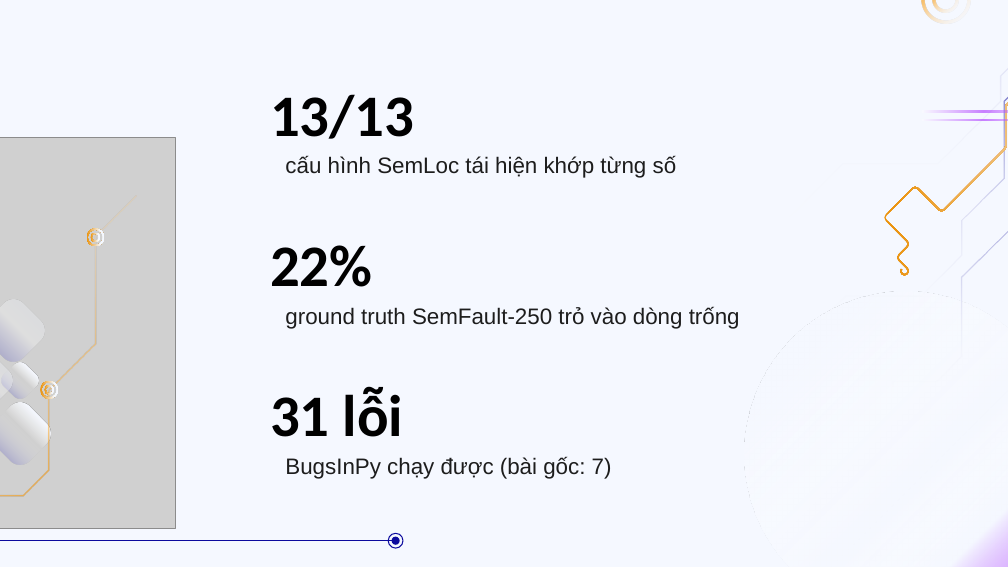
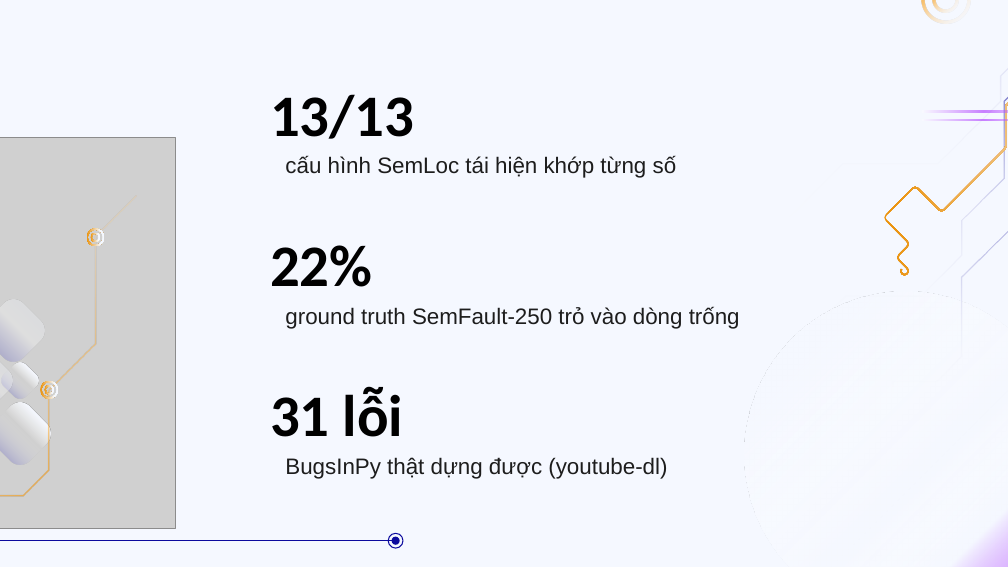
Before and after one commit to doanan293/grounded-or-guessed, a slide deck: slide 15 of docs/presentation/bao-cao-lan-1.pptx. Drawn at 1008x567 pixels with LibreOffice and Linux fonts; fonts in the diff are those of the drawing; grey boxes stand for pictures. Boxes give left, top, right and bottom in pixels: in the first picture for what was removed or moved away, otherwise in the second. Text is boxed around its words. In the diff, an @@ line names an element or a change of style, - is before the commit and + after.

Commit message:
docs: soften BugsInPy claim (provisional, fixed-commit verified); refresh slides

```diff
--- a/docs/presentation/bao-cao-lan-1.pptx
+++ b/docs/presentation/bao-cao-lan-1.pptx
@@ subtitle at box(285, 457, 667, 479): text changed @@
-BugsInPy chạy được (bài gốc: 7)
+BugsInPy thật dựng được (youtube-dl)
```
Also in this commit, not shown: 2 other slides changed, 3 other files.
